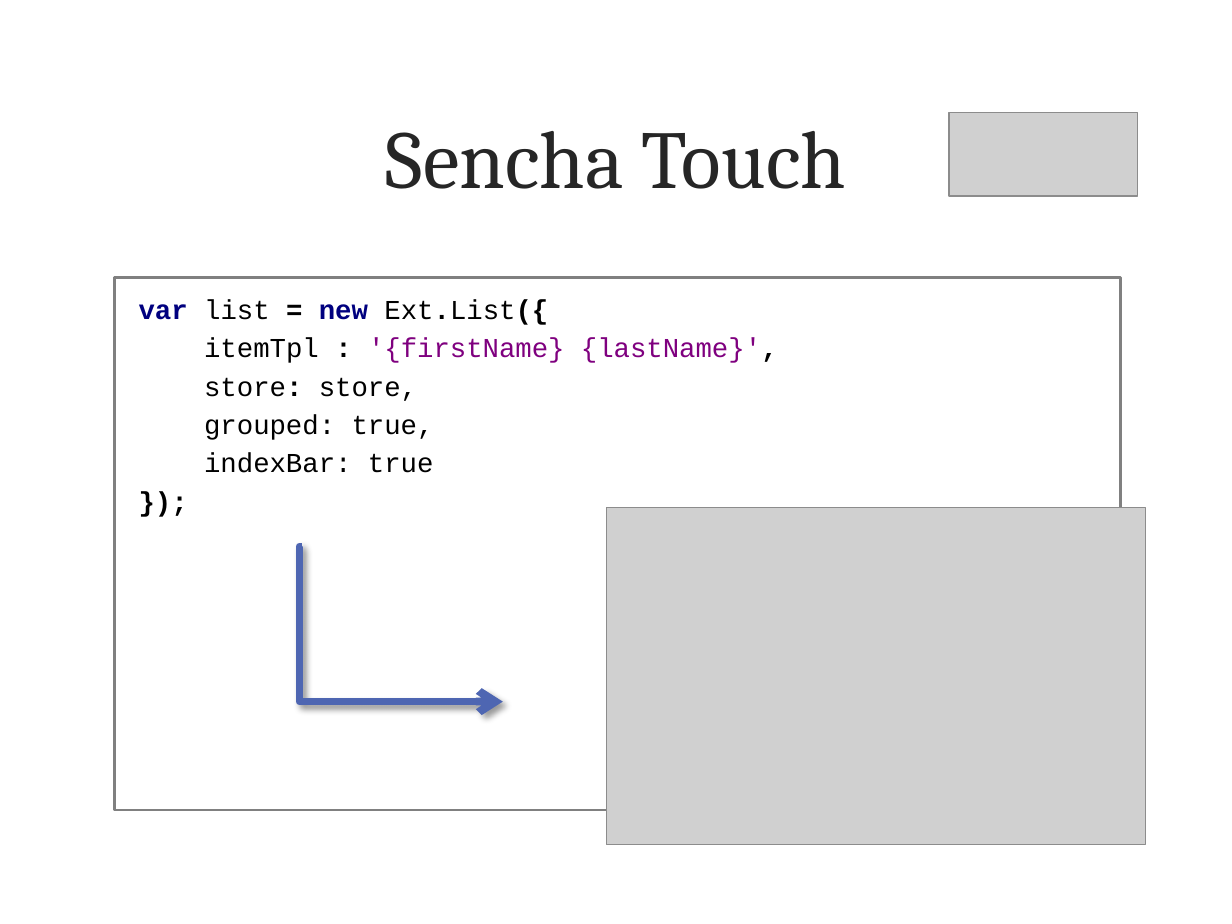
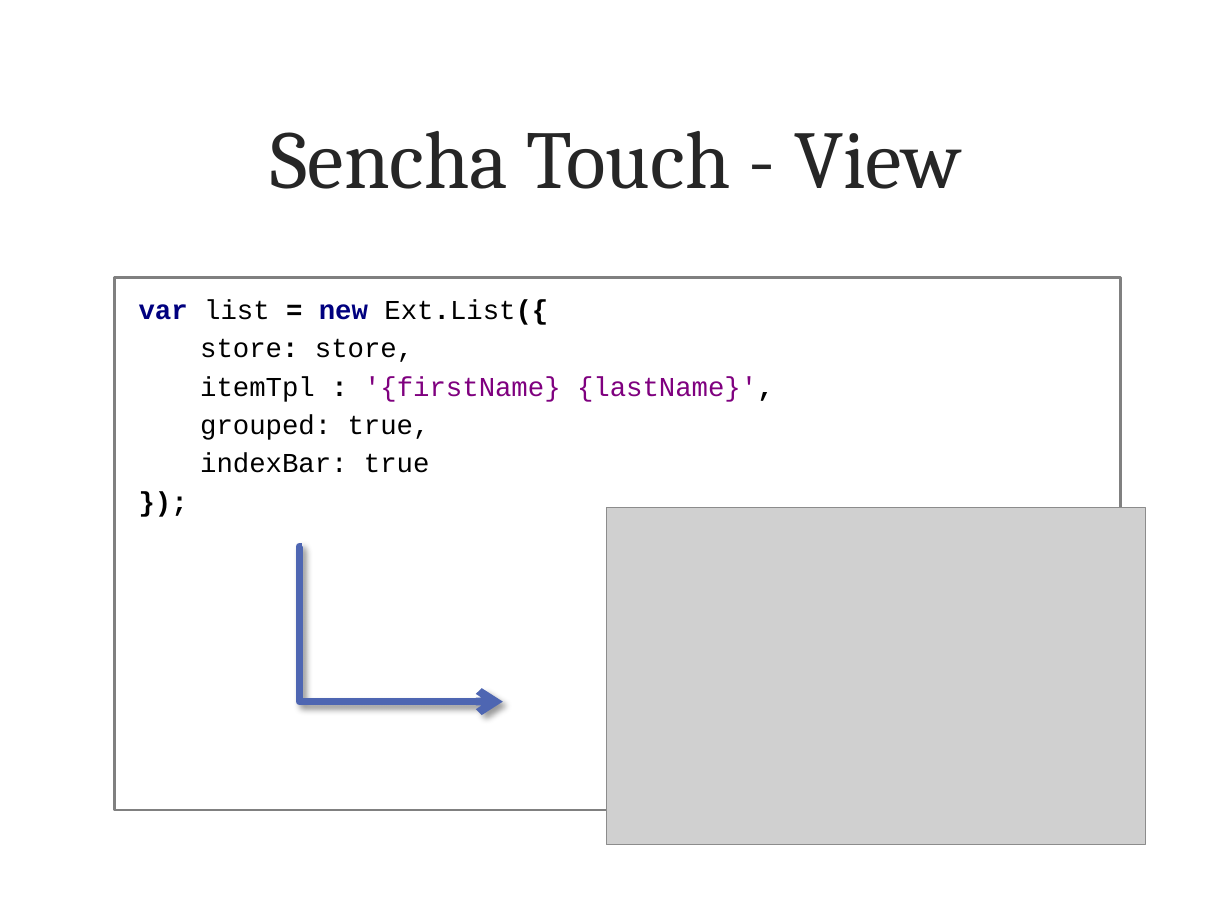
Before and after one commit to metaodi/TrailDevilsXPl-2, a slide deck: slide 8 of _DOCUMENTATION/Presentation/Praesentation-Traildevils-XPl2.pptx (slide 6 before the commit). Drawn at 1232x924 pixels with LibreOffice and Linux fonts; fonts in the diff are those of the drawing; grey boxes stand for pictures; background and template pictures are left out. Boxes give left, top, right and bottom in pixels: in the first picture for what was removed or moved away, otherwise in the second. Text is boxed around its words. In the diff, an @@ line names an element or a change of style, - is before the commit and + after.

```diff
--- a/_DOCUMENTATION/Presentation/Praesentation-Traildevils-XPl2.pptx
+++ b/_DOCUMENTATION/Presentation/Praesentation-Traildevils-XPl2.pptx
@@ picture removed at [949,113,1137,197] @@
@@ title at [271,131,961,189]: text changed @@
-Sencha Touch
+Sencha Touch - View
@@ text in rectangle at [200,338,413,362]: paragraph added @@
+store: store,
@@ text in rectangle at [204,377,417,401]: paragraph removed @@
-store: store,
```
Also in this commit, not shown: 10 other slides changed, 2 slides added, 3 slides removed.
